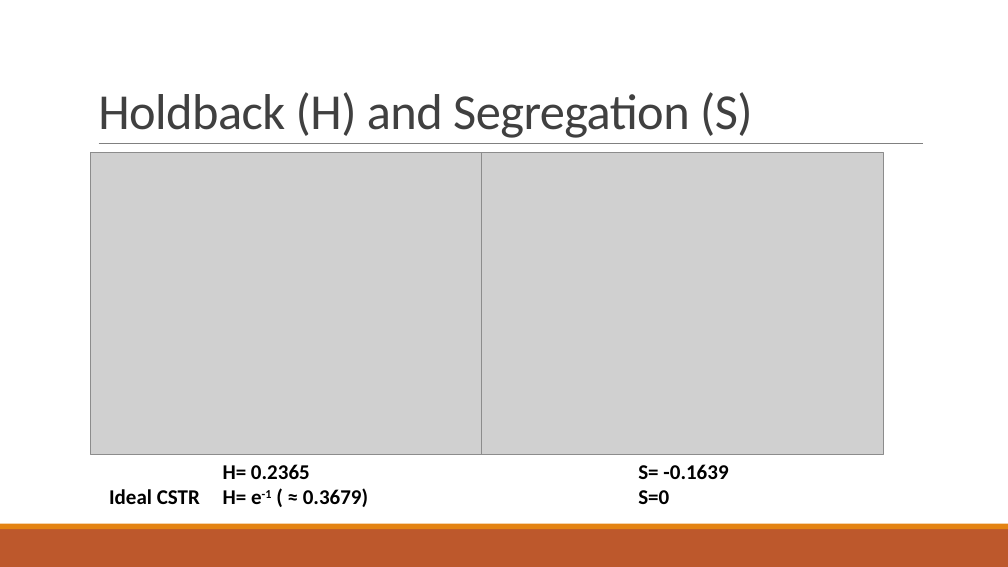
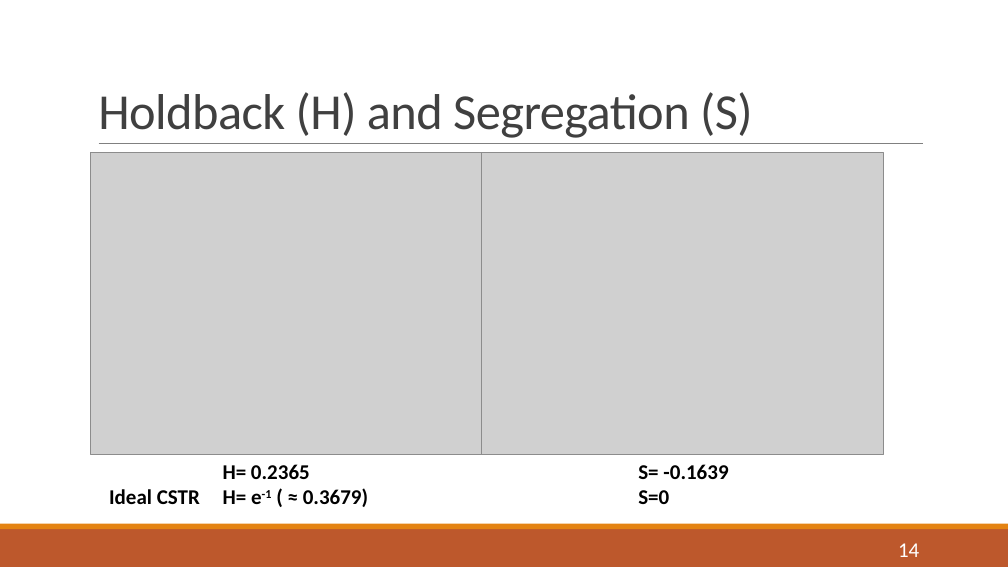
Before and after one commit to mark-edney/Thesis-Matlab, a slide deck: slide 14 of Thesis defense.pptx. Drawn at 1008x567 pixels with LibreOffice and Linux fonts; fonts in the diff are those of the drawing; grey boxes stand for pictures. Boxes give left, top, right and bottom in pixels: in the first picture for what was removed or moved away, otherwise in the second. Text is boxed around its words. In the diff, an @@ line names an element or a change of style, - is before the commit and + after.

```diff
--- a/Thesis defense.pptx
+++ b/Thesis defense.pptx
@@ page number added at (x1=898, y1=543, x2=919, y2=557), 20 pt, text #FFFFFF @@
+14
```
Also in this commit, not shown: 16 other slides changed, 2 other files.
